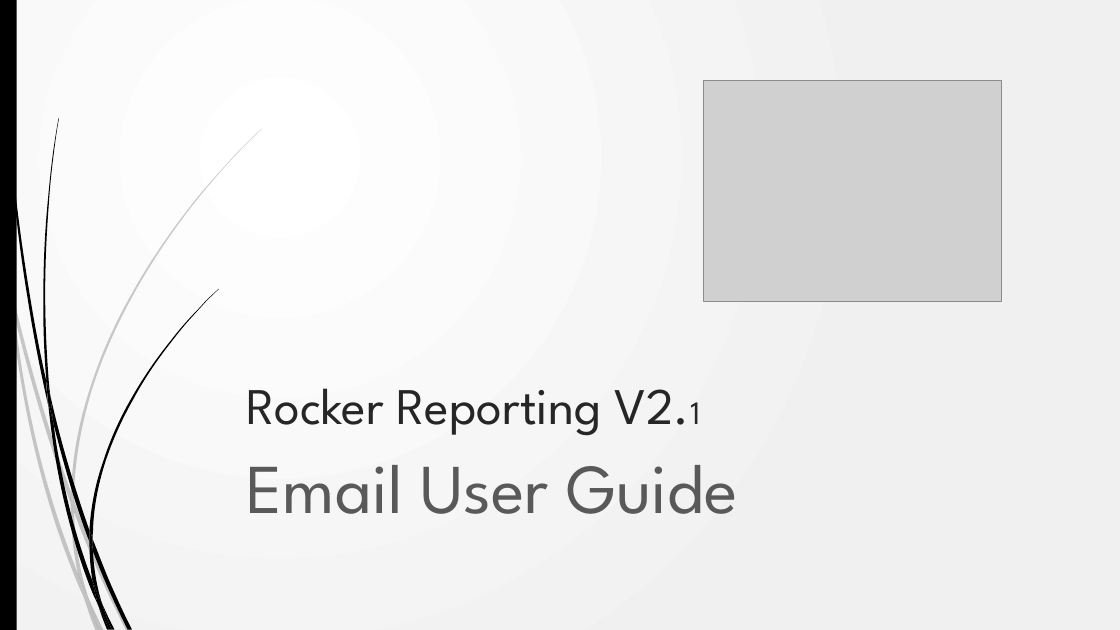
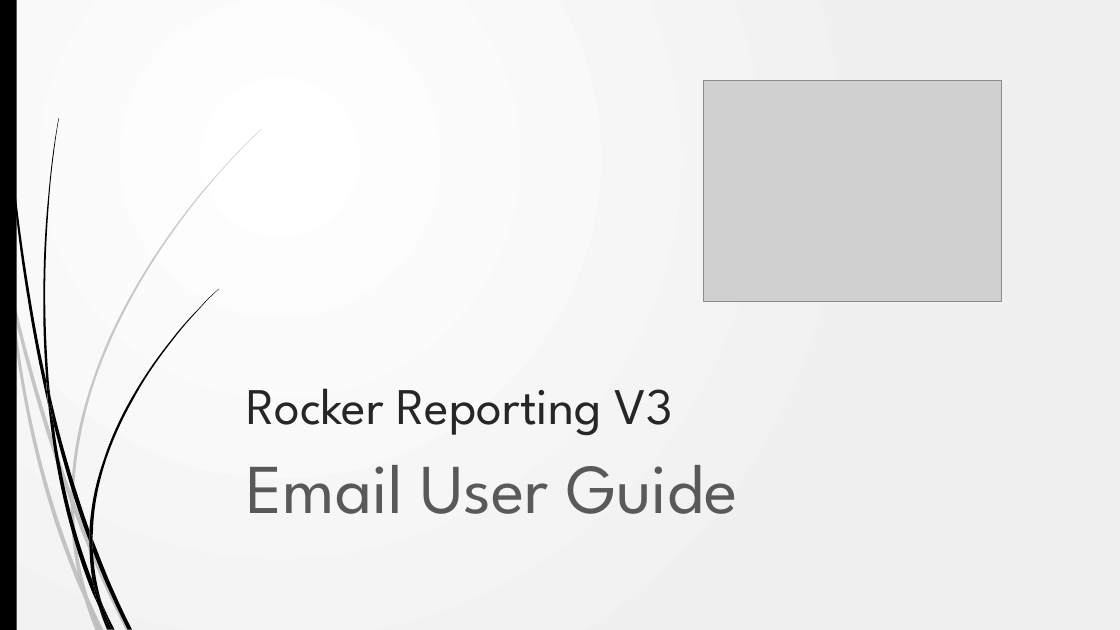
Before and after one commit to akarki58/Rocker_app_linux, a slide deck: slide 1 of rocker_app/static/description/Rocker_Email_User_Guide.pptx. Drawn at 1120x630 pixels with LibreOffice and Linux fonts; fonts in the diff are those of the drawing; grey boxes stand for pictures. Boxes give left, top, right and bottom in pixels: in the first picture for what was removed or moved away, otherwise in the second. Text is boxed around its words. In the diff, an @@ line names an element or a change of style, - is before the commit and + after.

```diff
--- a/rocker_app/static/description/Rocker_Email_User_Guide.pptx
+++ b/rocker_app/static/description/Rocker_Email_User_Guide.pptx
@@ title at bbox=[246, 388, 672, 436]: text changed @@
-Rocker Reporting V2.1
+Rocker Reporting V3
```
Also in this commit, not shown: 6 other slides changed, 5 other files.
